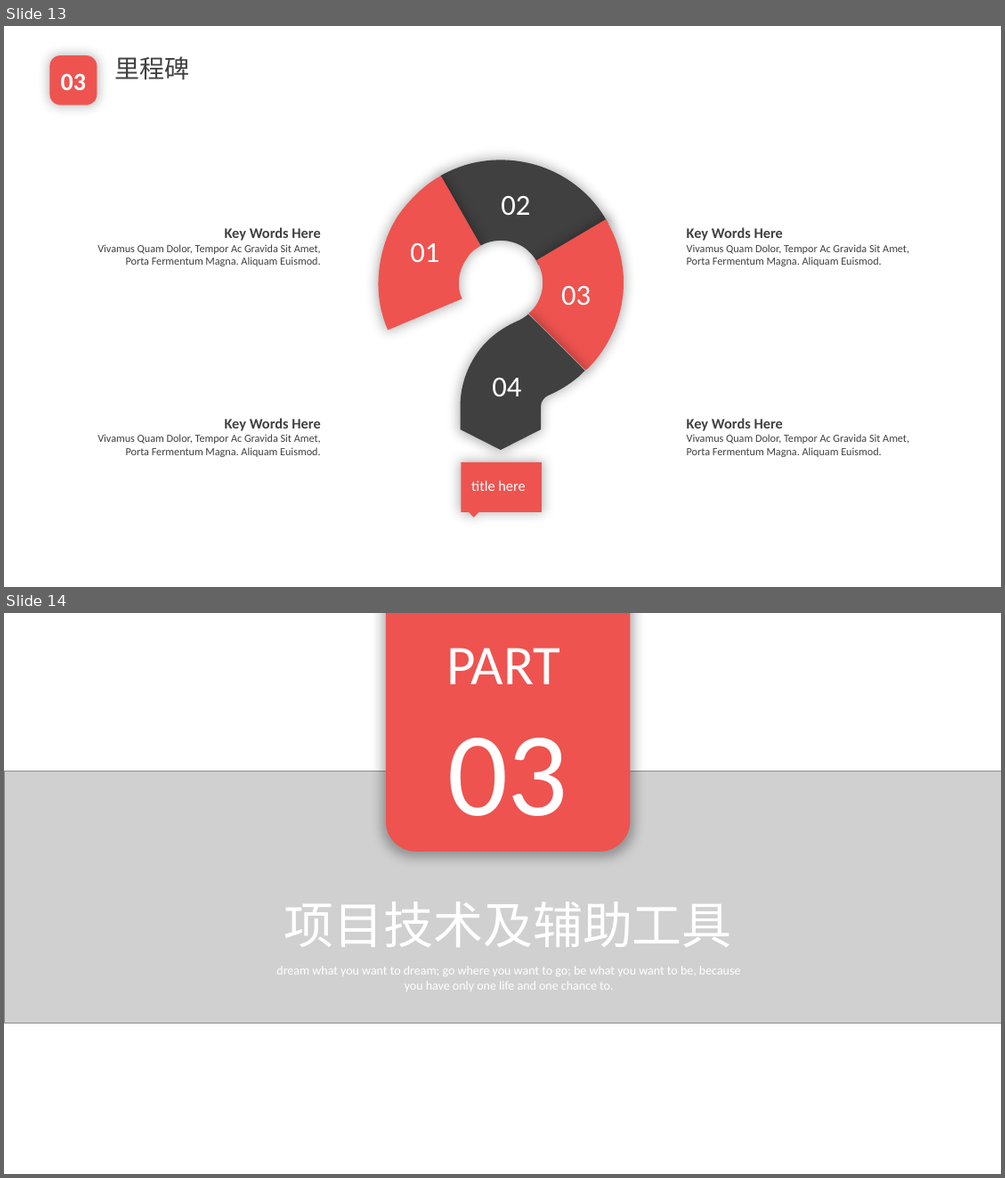
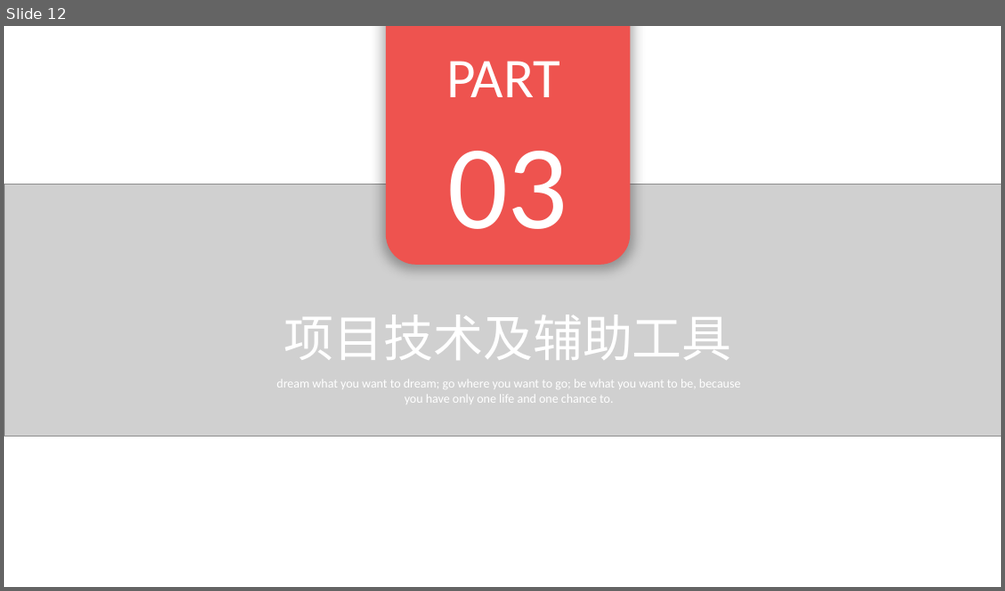
Before and after one commit to EnInternalChat/se2017, a slide deck: doc/3B报告.pptx. Shown one above the other, each under a label of ours: slides 13 and 14 before the commit, slide 12 after it. The pictures are 1005x1178 and 1005x591 pixels, drawn with LibreOffice and Linux fonts; fonts in the diff are those of the drawing; grey boxes stand for pictures; background and template pictures are left out. Boxes give left, top, right and bottom in pixels: in the first picture for what was removed or moved away, otherwise in the second. Text is boxed around its words. In the diff, an @@ line names an element or a change of style, - is before the commit and + after.

```diff
--- a/doc/3B报告.pptx
+++ b/doc/3B报告.pptx
@@ slide 13 removed at (4, 26, 1001, 587), background picture (left out) @@
@@ rounded rectangle removed at (49, 55, 97, 104) @@
-03
@@ text removed at (115, 56, 190, 80) @@
-里程碑
@@ freeform shape removed at (377, 176, 481, 329) @@
@@ freeform shape removed at (441, 160, 608, 265) @@
@@ text removed at (501, 196, 530, 215) @@
-02
@@ text removed at (97, 227, 321, 266) @@
-Key Words Here
-Vivamus Quam Dolor, Tempor Ac Gravida Sit Amet, Porta Fermentum Magna. Aliquam Euismod.
@@ freeform shape removed at (529, 220, 624, 370) @@
@@ text removed at (687, 227, 909, 266) @@
-Key Words Here
-Vivamus Quam Dolor, Tempor Ac Gravida Sit Amet, Porta Fermentum Magna. Aliquam Euismod.
@@ text removed at (410, 243, 439, 262) @@
-01
@@ text removed at (561, 286, 591, 305) @@
-03
@@ freeform shape removed at (461, 313, 585, 450) @@
@@ text removed at (492, 378, 521, 396) @@
-04
@@ text removed at (97, 418, 321, 457) @@
-Key Words Here
-Vivamus Quam Dolor, Tempor Ac Gravida Sit Amet, Porta Fermentum Magna. Aliquam Euismod.
@@ text removed at (687, 418, 909, 457) @@
-Key Words Here
-Vivamus Quam Dolor, Tempor Ac Gravida Sit Amet, Porta Fermentum Magna. Aliquam Euismod.
@@ freeform shape removed at (461, 462, 542, 517) @@
@@ text removed at (471, 480, 525, 491) @@
-title here
@@ what was slide 14 is now slide 12 @@
```
Also in this commit, not shown: 14 slides changed, 5 slides added, 5 other slides removed, 14 other files.
